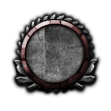
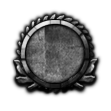
Comparing the layer stacks of the two 111px x 111px images. Changes:
hid "Layer 3" over 21, 20, 89, 89
